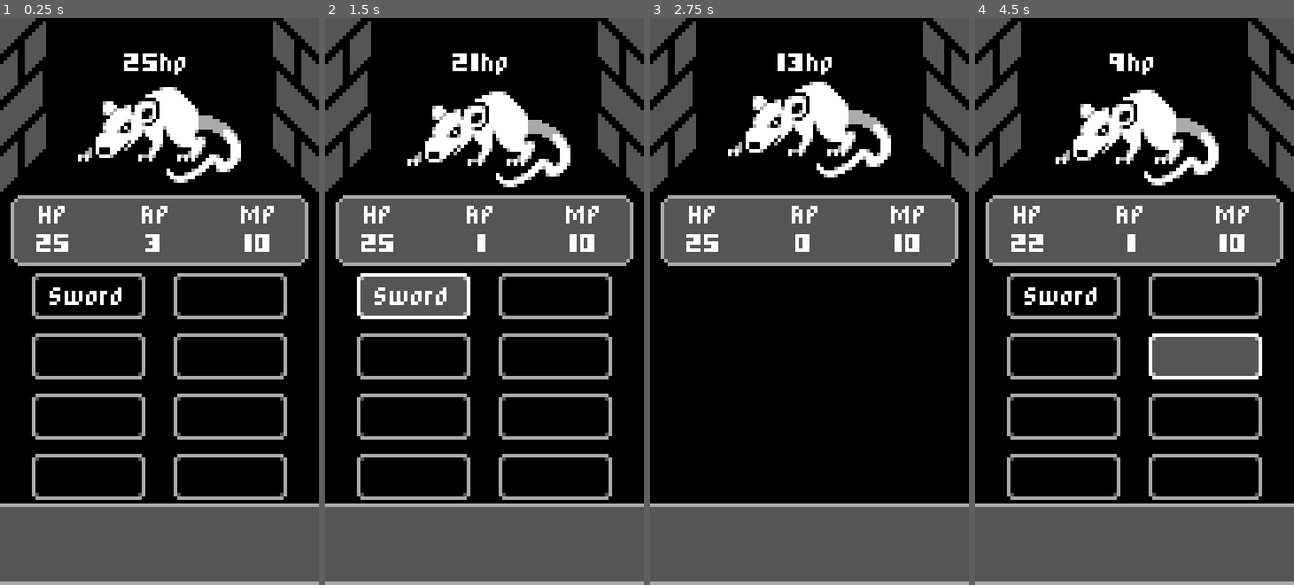
Above: before the commit, frames 1-4 (left to right).
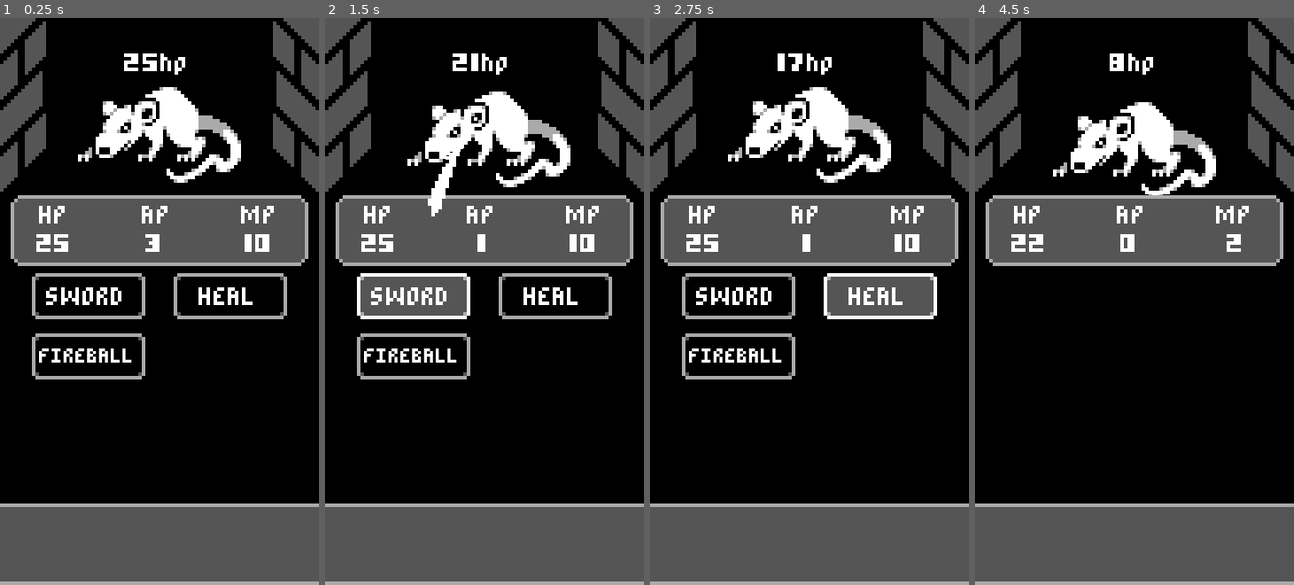
Above: after the commit, the same moments.

Repository: Bbubbee/CardPG
Game: Godot game, scene res://Scenes/battle.tscn
The game is run twice, just before and just after one commit, with the same random seed, the same clock (stepped at 60 frames per second) and the same inputs.
Inputs (mouse positions are in pixels of both pictures, inside the frame that each line leads up to):
- Up to frame 1 (0.25 s): no input
- Up to frame 2 (1.5 s): click (414, 295) at 0.5 s, where only the run before the commit has a clickable "Sword"; click (414, 295) at 1.25 s, where only the run after the commit has a clickable "SWORD"
- Up to frame 3 (2.75 s): click (879, 295) at 2.02 s
- Up to frame 4 (4.5 s): click (1204, 295) at 2.75 s, where only the run after the commit has a clickable "HEAL"; click (1064, 358) at 3.52 s; click (1204, 358) at 4.27 s

The runs differ from the first frame. In frame 1, 4.1% of the frame differs, in the area x 10-90%, y 47-85%; in frame 2, 4.5%; in frame 3, 7.1%; in frame 4, 11%, in the area x 10-90%, y 8-85%.

Commit message:
add more battle actions

Diff:
--- /dev/null
+++ b/Scenes/action_button.tscn
@@ -0,0 +1,11 @@
+[gd_scene load_steps=2 format=3 uid="uid://cmn8h6bulwl3c"]
+
+[ext_resource type="Script" path="res://Scripts/Action Buttons/action_button.gd" id="1_msjol"]
+
+[node name="ActionButton" type="Button"]
+custom_minimum_size = Vector2(32, 13)
+offset_right = 32.0
+offset_bottom = 13.0
+script = ExtResource("1_msjol")
+
+[connection signal="pressed" from="." to="." method="_on_pressed"]
--- a/Scenes/battle.tscn
+++ b/Scenes/battle.tscn
@@ -6,6 +6,9 @@
 [ext_resource type="Script" path="res://Scripts/PlayerStats.gd" id="2_aivef"]
 [ext_resource type="PackedScene" uid="uid://dim4havfaaoc0" path="res://Scenes/enemy.tscn" id="4_golvm"]
 [ext_resource type="Script" path="res://Scripts/StatsPanel.gd" id="6_i8yhs"]
+[ext_resource type="PackedScene" uid="uid://dmg7yj2mknkn4" path="res://Scenes/sword_action_button.tscn" id="7_a70gl"]
+[ext_resource type="PackedScene" uid="uid://6yguuou8m0oy" path="res://Scenes/heal_action_button.tscn" id="8_ebcl4"]
+[ext_resource type="PackedScene" uid="uid://dgcrqwl65oxtb" path="res://Scenes/fireball_action_button.tscn" id="9_mlrwj"]
 
 [node name="Battle" type="Node"]
 script = ExtResource("1_amr2d")
@@ -95,63 +98,16 @@
 theme_override_constants/h_separation = 8
 columns = 2
 
-[node name="SwordButton" type="Button" parent="UI/BattleActionButtons"]
-custom_minimum_size = Vector2(32, 13)
+[node name="SwordActionButton" parent="UI/BattleActionButtons" instance=ExtResource("7_a70gl")]
 layout_mode = 2
-text = "Sword
-"
 
-[node name="SwordButton2" type="Button" parent="UI/BattleActionButtons"]
-custom_minimum_size = Vector2(32, 13)
+[node name="HealActionButton" parent="UI/BattleActionButtons" instance=ExtResource("8_ebcl4")]
 layout_mode = 2
-text = "
-"
 
-[node name="SwordButton3" type="Button" parent="UI/BattleActionButtons"]
-custom_minimum_size = Vector2(32, 13)
+[node name="FireballActionButton" parent="UI/BattleActionButtons" instance=ExtResource("9_mlrwj")]
 layout_mode = 2
-text = "
-"
-
-[node name="SwordButton4" type="Button" parent="UI/BattleActionButtons"]
-custom_minimum_size = Vector2(32, 13)
-layout_mode = 2
-text = "
-"
-
-[node name="SwordButton5" type="Button" parent="UI/BattleActionButtons"]
-custom_minimum_size = Vector2(32, 13)
-layout_mode = 2
-text = "
-"
-
-[node name="SwordButton6" type="Button" parent="UI/BattleActionButtons"]
-custom_minimum_size = Vector2(32, 13)
-layout_mode = 2
-text = "
-"
-
-[node name="SwordButton7" type="Button" parent="UI/BattleActionButtons"]
-custom_minimum_size = Vector2(32, 13)
-layout_mode = 2
-text = "
-"
-
-[node name="SwordButton8" type="Button" parent="UI/BattleActionButtons"]
-custom_minimum_size = Vector2(32, 13)
-layout_mode = 2
-text = "
-"
 
 [connection signal="ap_changed" from="PlayerStats" to="UI/StatsPanel" method="_on_player_stats_ap_changed"]
 [connection signal="hp_changed" from="PlayerStats" to="UI/StatsPanel" method="_on_player_stats_hp_changed"]
 [connection signal="mp_changed" from="PlayerStats" to="UI/StatsPanel" method="_on_player_stats_mp_changed"]
 [connection signal="died" from="Enemy" to="." method="_on_enemy_died"]
-[connection signal="pressed" from="UI/BattleActionButtons/SwordButton" to="." method="_on_sword_button_pressed"]
-[connection signal="pressed" from="UI/BattleActionButtons/SwordButton2" to="." method="_on_sword_button_pressed"]
-[connection signal="pressed" from="UI/BattleActionButtons/SwordButton3" to="." method="_on_sword_button_pressed"]
-[connection signal="pressed" from="UI/BattleActionButtons/SwordButton4" to="." method="_on_sword_button_pressed"]
-[connection signal="pressed" from="UI/BattleActionButtons/SwordButton5" to="." method="_on_sword_button_pressed"]
-[connection signal="pressed" from="UI/BattleActionButtons/SwordButton6" to="." method="_on_sword_button_pressed"]
-[connection signal="pressed" from="UI/BattleActionButtons/SwordButton7" to="." method="_on_sword_button_pressed"]
-[connection signal="pressed" from="UI/BattleActionButtons/SwordButton8" to="." method="_on_sword_button_pressed"]
--- a/Scenes/enemy.tscn
+++ b/Scenes/enemy.tscn
@@ -33,6 +33,22 @@
 }]
 }
 
+[sub_resource type="Animation" id="Animation_drugu"]
+resource_name = "Fades"
+length = 0.5
+tracks/0/type = "value"
+tracks/0/imported = false
+tracks/0/enabled = true
+tracks/0/path = NodePath("Sprite:modulate")
+tracks/0/interp = 1
+tracks/0/loop_wrap = true
+tracks/0/keys = {
+"times": PackedFloat32Array(0, 0.5),
+"transitions": PackedFloat32Array(1, 1),
+"update": 0,
+"values": [Color(1, 1, 1, 1), Color(1, 1, 1, 0)]
+}
+
 [sub_resource type="Animation" id="Animation_edudm"]
 length = 0.001
 tracks/0/type = "value"
@@ -46,6 +62,18 @@
 "transitions": PackedFloat32Array(1),
 "update": 0,
 "values": [Vector2(0, 0)]
+}
+tracks/1/type = "value"
+tracks/1/imported = false
+tracks/1/enabled = true
+tracks/1/path = NodePath("Sprite:modulate")
+tracks/1/interp = 1
+tracks/1/loop_wrap = true
+tracks/1/keys = {
+"times": PackedFloat32Array(0),
+"transitions": PackedFloat32Array(1),
+"update": 0,
+"values": [Color(1, 1, 1, 1)]
 }
 
 [sub_resource type="Animation" id="Animation_yyqpm"]
@@ -68,6 +96,7 @@
 [sub_resource type="AnimationLibrary" id="AnimationLibrary_qcbya"]
 _data = {
 "Attack": SubResource("Animation_o417c"),
+"Fades": SubResource("Animation_drugu"),
 "RESET": SubResource("Animation_edudm"),
 "Shake": SubResource("Animation_yyqpm")
 }
--- /dev/null
+++ b/Scenes/fireball.tscn
@@ -0,0 +1,57 @@
+[gd_scene load_steps=11 format=3 uid="uid://cg1j4jne6b5e6"]
+
+[ext_resource type="Texture2D" uid="uid://6nurnw7wsepf" path="res://Assets/Animations/Fireball/fireballAnimation1.png" id="1_g5vvd"]
+[ext_resource type="Script" path="res://Scripts/fireball.gd" id="1_gdxba"]
+[ext_resource type="Texture2D" uid="uid://b53p22pfpvi1m" path="res://Assets/Animations/Fireball/fireballAnimation2.png" id="2_sw8pb"]
+[ext_resource type="Texture2D" uid="uid://d4ln237d2fuh1" path="res://Assets/Animations/Fireball/fireballAnimation3.png" id="3_s138b"]
+[ext_resource type="Texture2D" uid="uid://dr3pli3onfyot" path="res://Assets/Animations/Fireball/fireballAnimation4.png" id="4_2jfy1"]
+[ext_resource type="Texture2D" uid="uid://dc8bh86ckjnl3" path="res://Assets/Animations/Fireball/fireballAnimation5.png" id="5_spa71"]
+[ext_resource type="Texture2D" uid="uid://ba71kp6m8u5xa" path="res://Assets/Animations/Fireball/fireballAnimation6.png" id="6_vydpx"]
+[ext_resource type="Texture2D" uid="uid://c7p17e3atqutp" path="res://Assets/Animations/Fireball/fireballAnimation7.png" id="7_gjwpn"]
+[ext_resource type="Texture2D" uid="uid://biyakg1hofal7" path="res://Assets/Animations/Fireball/fireballAnimation8.png" id="8_hjbtr"]
+
+[sub_resource type="SpriteFrames" id="SpriteFrames_n1oyi"]
+animations = [{
+"frames": [{
+"duration": 1.0,
+"texture": ExtResource("1_g5vvd")
+}, {
+"duration": 1.0,
+"texture": ExtResource("2_sw8pb")
+}, {
+"duration": 1.0,
+"texture": ExtResource("3_s138b")
+}, {
+"duration": 1.0,
+"texture": ExtResource("4_2jfy1")
+}, {
+"duration": 1.0,
+"texture": ExtResource("5_spa71")
+}, {
+"duration": 1.0,
+"texture": ExtResource("6_vydpx")
+}, {
+"duration": 1.0,
+"texture": ExtResource("7_gjwpn")
+}, {
+"duration": 1.0,
+"texture": ExtResource("8_hjbtr")
+}],
+"loop": false,
+"name": &"Fireball",
+"speed": 5.0
+}]
+
+[node name="Fireball" type="Node2D"]
+script = ExtResource("1_gdxba")
+
+[node name="AnimatedSprite2D" type="AnimatedSprite2D" parent="."]
+scale = Vector2(2, 2)
+sprite_frames = SubResource("SpriteFrames_n1oyi")
+animation = &"Fireball"
+autoplay = "Fireball"
+frame = 2
+frame_progress = 0.502335
+speed_scale = 1.5
+
+[connection signal="animation_finished" from="AnimatedSprite2D" to="." method="_on_animated_sprite_2d_animation_finished"]
--- /dev/null
+++ b/Scenes/fireball_action_button.tscn
@@ -0,0 +1,10 @@
+[gd_scene load_steps=3 format=3 uid="uid://dgcrqwl65oxtb"]
+
+[ext_resource type="PackedScene" uid="uid://cmn8h6bulwl3c" path="res://Scenes/action_button.tscn" id="1_v7655"]
+[ext_resource type="Script" path="res://Scripts/Action Buttons/fireball_action_button.gd" id="2_g10ud"]
+
+[node name="FireballActionButton" instance=ExtResource("1_v7655")]
+theme_override_font_sizes/font_size = 5
+text = "FIREBALL"
+icon_alignment = 1
+script = ExtResource("2_g10ud")
--- /dev/null
+++ b/Scenes/heal_action_button.tscn
@@ -0,0 +1,8 @@
+[gd_scene load_steps=3 format=3 uid="uid://6yguuou8m0oy"]
+
+[ext_resource type="PackedScene" uid="uid://cmn8h6bulwl3c" path="res://Scenes/action_button.tscn" id="1_rqbeh"]
+[ext_resource type="Script" path="res://Scripts/Action Buttons/heal_action_button.gd" id="2_ksgdq"]
+
+[node name="HealActionButton" instance=ExtResource("1_rqbeh")]
+text = "HEAL"
+script = ExtResource("2_ksgdq")
--- /dev/null
+++ b/Scenes/slash.tscn
@@ -0,0 +1,58 @@
+[gd_scene load_steps=6 format=3 uid="uid://sfa4gagr31qg"]
+
+[ext_resource type="Script" path="res://Scripts/Slash.gd" id="1_oxltm"]
+[ext_resource type="Texture2D" uid="uid://cfj0j65omufa0" path="res://Assets/Images/SlashEffect.png" id="2_subt7"]
+
+[sub_resource type="Animation" id="Animation_mrqsp"]
+resource_name = "Slash"
+length = 0.5
+tracks/0/type = "value"
+tracks/0/imported = false
+tracks/0/enabled = true
+tracks/0/path = NodePath("Sprite2D:frame")
+tracks/0/interp = 1
+tracks/0/loop_wrap = true
+tracks/0/keys = {
+"times": PackedFloat32Array(0, 0.1, 0.2, 0.3, 0.4),
+"transitions": PackedFloat32Array(1, 1, 1, 1, 1),
+"update": 1,
+"values": [0, 1, 2, 3, 4]
+}
+
+[sub_resource type="Animation" id="Animation_6ikc0"]
+length = 0.001
+tracks/0/type = "value"
+tracks/0/imported = false
+tracks/0/enabled = true
+tracks/0/path = NodePath("Sprite2D:frame")
+tracks/0/interp = 1
+tracks/0/loop_wrap = true
+tracks/0/keys = {
+"times": PackedFloat32Array(0),
+"transitions": PackedFloat32Array(1),
+"update": 1,
+"values": [1]
+}
+
+[sub_resource type="AnimationLibrary" id="AnimationLibrary_bvqx5"]
+_data = {
+"RESET": SubResource("Animation_6ikc0"),
+"Slash": SubResource("Animation_mrqsp")
+}
+
+[node name="Slash" type="Node2D"]
+script = ExtResource("1_oxltm")
+
+[node name="Sprite2D" type="Sprite2D" parent="."]
+texture = ExtResource("2_subt7")
+hframes = 5
+frame = 1
+
+[node name="AnimationPlayer" type="AnimationPlayer" parent="."]
+autoplay = "Slash"
+speed_scale = 2.0
+libraries = {
+"": SubResource("AnimationLibrary_bvqx5")
+}
+
+[connection signal="animation_finished" from="AnimationPlayer" to="." method="_on_animation_player_animation_finished"]
--- /dev/null
+++ b/Scenes/sword_action_button.tscn
@@ -0,0 +1,8 @@
+[gd_scene load_steps=3 format=3 uid="uid://dmg7yj2mknkn4"]
+
+[ext_resource type="PackedScene" uid="uid://cmn8h6bulwl3c" path="res://Scenes/action_button.tscn" id="1_owoc7"]
+[ext_resource type="Script" path="res://Scripts/Action Buttons/sword_action_button.gd" id="2_0kg1a"]
+
+[node name="SwordActionButton" instance=ExtResource("1_owoc7")]
+text = "SWORD"
+script = ExtResource("2_0kg1a")
--- /dev/null
+++ b/Scripts/Action Buttons/action_button.gd
@@ -0,0 +1,5 @@
+extends Button
+
+
+func _on_pressed():
+	pass
--- /dev/null
+++ b/Scripts/Action Buttons/fireball_action_button.gd
@@ -0,0 +1,23 @@
+extends "res://Scripts/Action Buttons/action_button.gd"
+
+
+const FIREBALL = preload("res://Scenes/fireball.tscn")
+
+
+func _on_pressed():
+	var main = get_tree().current_scene
+	var enemy = main.find_child("Enemy")
+	var player = main.find_child("PlayerStats")
+
+	if enemy and player:
+		if player.mp >= 8:
+			CreateFireball(enemy.global_position)
+			enemy.TakeDamage(9)
+			player.mp -= 8
+			player.ap -= 1
+
+func CreateFireball(pos):
+	var fireball = FIREBALL.instantiate()
+	var main = get_tree().current_scene
+	main.add_child(fireball)
+	fireball.global_position = pos
--- /dev/null
+++ b/Scripts/Action Buttons/heal_action_button.gd
@@ -0,0 +1,11 @@
+extends "res://Scripts/Action Buttons/action_button.gd"
+
+
+func _on_pressed():
+	var main = get_tree().current_scene  # Battle.
+	var player = main.find_child("PlayerStats")
+	if player != null and player.hp < player.max_hp:
+		if player.mp >= 6:
+			player.hp += 5
+			player.mp -= 6
+			player.ap -= 1
--- /dev/null
+++ b/Scripts/Action Buttons/sword_action_button.gd
@@ -0,0 +1,22 @@
+extends "res://Scripts/Action Buttons/action_button.gd"
+
+const SLASH = preload("res://Scenes/slash.tscn")
+
+
+func _on_pressed():
+	var main = get_tree().current_scene  # Battle.
+	var enemy = main.find_child("Enemy")
+	var player = main.find_child("PlayerStats")
+
+	if enemy != null and player != null:
+		CreateSlash(enemy.global_position)
+		player.mp += 2
+		player.ap -= 1
+		enemy.TakeDamage(player.damage)
+
+
+func CreateSlash(pos):
+	var slash = SLASH.instantiate()
+	var main = get_tree().current_scene
+	main.add_child(slash)
+	slash.global_position = pos
--- a/Scripts/Enemy.gd
+++ b/Scripts/Enemy.gd
@@ -7,12 +7,12 @@
 @onready var animation_player = $AnimationPlayer
 
 var attack_damage = 3
-var hp = 25:
+var max_hp = 25
+var hp = max_hp:
 	set(new_hp):
-		hp = new_hp
+		hp = clamp(new_hp, 0, max_hp)
 		hp_label.text = str(hp) + "hp"
-var target = null
-	# Temp solution: needed for DealDamage().
+var target = null  # Temp implementation: needed for DealDamage().
 
 
 func Attack(target) -> void:
@@ -29,12 +29,17 @@
 	self.hp -= amount
 
 	if IsDead():
-		emit_signal("died")
-		queue_free()
+		Dies()
 
 func DealDamage():
 	print("deal damage")
 	target.hp -= attack_damage
 
+func Dies():
+	animation_player.play("Fades")
+	await animation_player.animation_finished
+	emit_signal("died")
+	queue_free()
+
 func IsDead():
 	return hp <= 0  # If dead return true.
--- a/Scripts/PlayerStats.gd
+++ b/Scripts/PlayerStats.gd
@@ -14,6 +14,9 @@
 var max_mp = 10
 var mp = max_mp:
 	set = SetMp
+@export var damage = 4
+@export var fireball_damage = 7
+
 
 func SetHp(new_hp):
 	hp = clamp(new_hp, 0, max_hp)
--- /dev/null
+++ b/Scripts/Slash.gd
@@ -0,0 +1,6 @@
+extends Node2D
+
+
+# Destroy Slash node when animation is finished
+func _on_animation_player_animation_finished(anim_name):
+	queue_free()
--- a/Scripts/battle.gd
+++ b/Scripts/battle.gd
@@ -21,11 +21,7 @@
 		await enemy.end_turn
 	StartPlayerTurn()
 
-func _on_sword_button_pressed():
-	if enemy != null:
-		player.ap -= 1
-		enemy.TakeDamage(4)
-
 func _on_enemy_died():
 	player_battle_action_buttons.hide()
+	player.emit_signal("end_turn")
 	enemy = null
--- /dev/null
+++ b/Scripts/fireball.gd
@@ -0,0 +1,6 @@
+extends Node2D
+
+
+func _on_animated_sprite_2d_animation_finished():
+	print("delete anim")
+	queue_free()
Binary file added: Assets/Animations/Fireball/fireballAnimation1.png
Not shown, added: Assets/Animations/Fireball/fireballAnimation1.png.import
Binary file added: Assets/Animations/Fireball/fireballAnimation2.png
Not shown, added: Assets/Animations/Fireball/fireballAnimation2.png.import
Binary file added: Assets/Animations/Fireball/fireballAnimation3.png
Not shown, added: Assets/Animations/Fireball/fireballAnimation3.png.import
Binary file added: Assets/Animations/Fireball/fireballAnimation4.png
Not shown, added: Assets/Animations/Fireball/fireballAnimation4.png.import
Binary file added: Assets/Animations/Fireball/fireballAnimation5.png
Not shown, added: Assets/Animations/Fireball/fireballAnimation5.png.import
Binary file added: Assets/Animations/Fireball/fireballAnimation6.png
Not shown, added: Assets/Animations/Fireball/fireballAnimation6.png.import
(and 6 more such lines)
